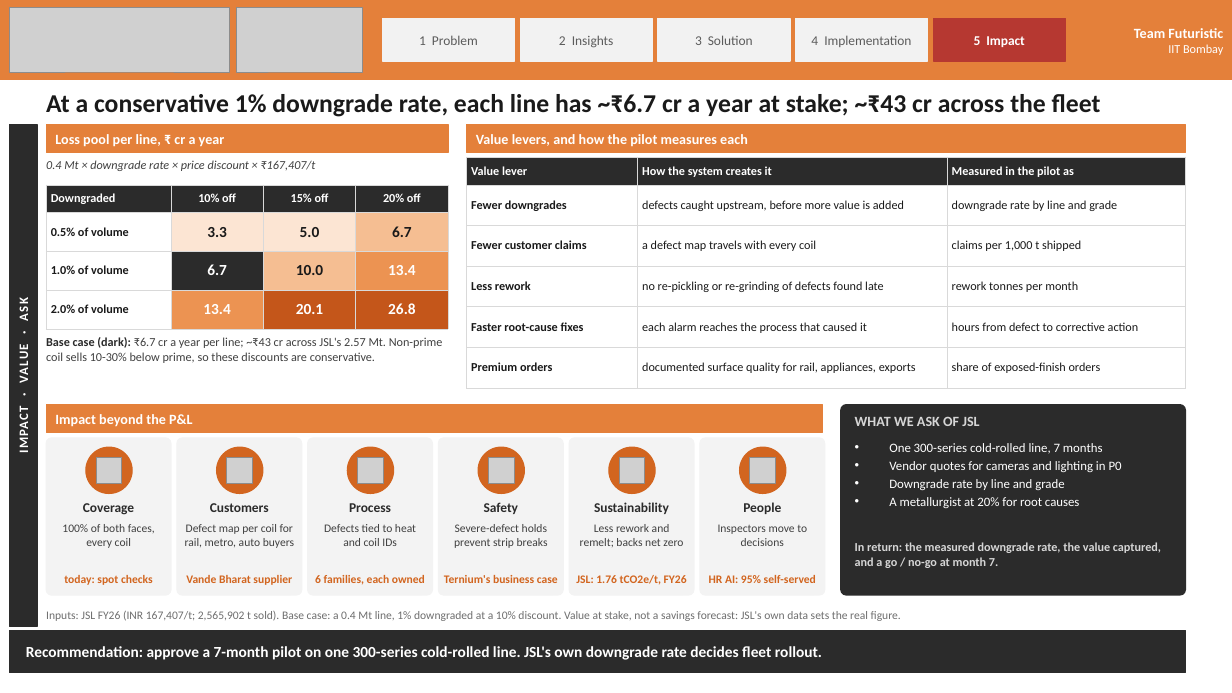
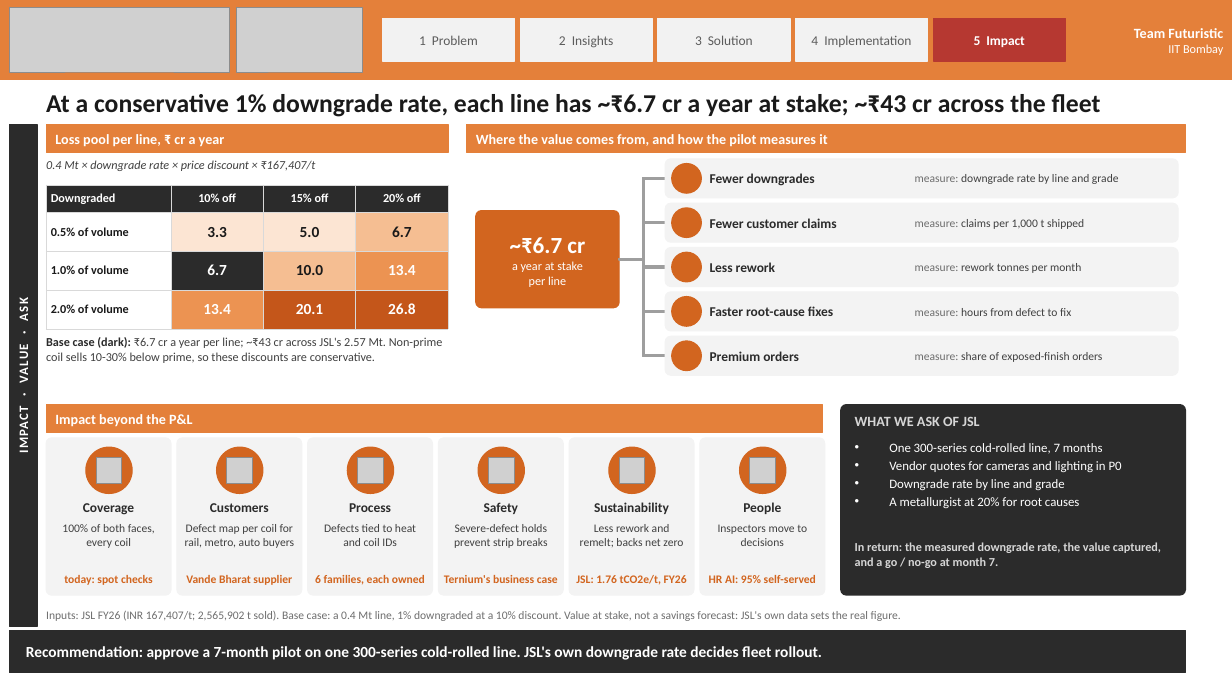
Before and after one commit to surface-vision/stainless-surface-inspection, a slide deck: slide 8 of Round2/out/JSW_Round2_Surface_Defect_Detection.pptx. Drawn at 1232x693 pixels with LibreOffice and Linux fonts; fonts in the diff are those of the drawing; grey boxes stand for pictures; background and template pictures are left out. Boxes give left, top, right and bottom in pixels: in the first picture for what was removed or moved away, otherwise in the second. Text is boxed around its words. In the diff, an @@ line names an element or a change of style, - is before the commit and + after.

```diff
--- a/Round2/out/JSW_Round2_Surface_Defect_Detection.pptx
+++ b/Round2/out/JSW_Round2_Surface_Defect_Detection.pptx
@@ text at bbox=[476, 134, 827, 146]: text changed @@
-Value levers, and how the pilot measures each
+Where the value comes from, and how the pilot measures it
@@ table removed at bbox=[467, 157, 1186, 377], 6 rows, 3 columns @@
-Value lever | How the system creates it | Measured in the pilot as
-Fewer downgrades | defects caught upstream, before more value is added | downgrade rate by line and grade
-Fewer customer claims | a defect map travels with every coil | claims per 1,000 t shipped
-Less rework | no re-pickling or re-grinding of defects found late | rework tonnes per month
-Faster root-cause fixes | each alarm reaches the process that caused it | hours from defect to corrective action
-Premium orders | documented surface quality for rail, appliances, exports | share of exposed-finish orders
@@ rectangle added at bbox=[642, 177, 644, 355], fill #9E9E9E, outline #9E9E9E 1 pt @@
@@ rectangle added at bbox=[642, 177, 665, 179], fill #9E9E9E, outline #9E9E9E 1 pt @@
@@ rounded rectangle added at bbox=[665, 159, 1178, 198], fill #F3F3F3, outline #F3F3F3 1 pt @@
@@ ellipse added at bbox=[672, 164, 701, 193], fill #D2651F, outline #D2651F 1 pt @@
@@ text added at bbox=[710, 173, 815, 186], 10.5 pt, text #2B2B2B, bold @@
+Fewer downgrades
@@ text added at bbox=[915, 174, 1119, 184], 9 pt, text #404040 @@
+measure: downgrade rate by line and grade
@@ rounded rectangle added at bbox=[665, 203, 1178, 242], fill #F3F3F3, outline #F3F3F3 1 pt @@
@@ ellipse added at bbox=[672, 208, 701, 238], fill #D2651F, outline #D2651F 1 pt @@
@@ rounded rectangle added at bbox=[476, 211, 619, 308], fill #D2651F, outline #D2651F 1 pt @@
@@ text added at bbox=[510, 237, 585, 287], 9.5 pt, text #FFFFFF @@
+~₹6.7 cr
+a year at stake
+per line
@@ rectangle added at bbox=[642, 222, 665, 224], fill #9E9E9E, outline #9E9E9E 1 pt @@
@@ text added at bbox=[710, 218, 837, 228], 10.5 pt, text #2B2B2B, bold @@
+Fewer customer claims
@@ text added at bbox=[915, 219, 1084, 229], 9 pt, text #404040 @@
+measure: claims per 1,000 t shipped
@@ rectangle added at bbox=[619, 258, 642, 260], fill #9E9E9E, outline #9E9E9E 1 pt @@
@@ rectangle added at bbox=[642, 266, 665, 268], fill #9E9E9E, outline #9E9E9E 1 pt @@
@@ rounded rectangle added at bbox=[665, 248, 1178, 287], fill #F3F3F3, outline #F3F3F3 1 pt @@
@@ ellipse added at bbox=[672, 252, 701, 282], fill #D2651F, outline #D2651F 1 pt @@
@@ text added at bbox=[710, 262, 776, 272], 10.5 pt, text #2B2B2B, bold @@
+Less rework
@@ text added at bbox=[915, 263, 1081, 273], 9 pt, text #404040 @@
+measure: rework tonnes per month
@@ rounded rectangle added at bbox=[665, 292, 1178, 331], fill #F3F3F3, outline #F3F3F3 1 pt @@
@@ ellipse added at bbox=[672, 297, 701, 326], fill #D2651F, outline #D2651F 1 pt @@
@@ rectangle added at bbox=[642, 311, 665, 312], fill #9E9E9E, outline #9E9E9E 1 pt @@
@@ text added at bbox=[710, 306, 833, 316], 10.5 pt, text #2B2B2B, bold @@
+Faster root-cause fixes
@@ text added at bbox=[915, 308, 1071, 316], 9 pt, text #404040 @@
+measure: hours from defect to fix
@@ rectangle added at bbox=[642, 355, 665, 357], fill #9E9E9E, outline #9E9E9E 1 pt @@
@@ rounded rectangle added at bbox=[665, 336, 1178, 375], fill #F3F3F3, outline #F3F3F3 1 pt @@
@@ ellipse added at bbox=[672, 341, 701, 371], fill #D2651F, outline #D2651F 1 pt @@
@@ text added at bbox=[710, 351, 799, 361], 10.5 pt, text #2B2B2B, bold @@
+Premium orders
@@ text added at bbox=[915, 352, 1102, 362], 9 pt, text #404040 @@
+measure: share of exposed-finish orders
```
Also in this commit, not shown: 4 other slides changed, 9 other files.
